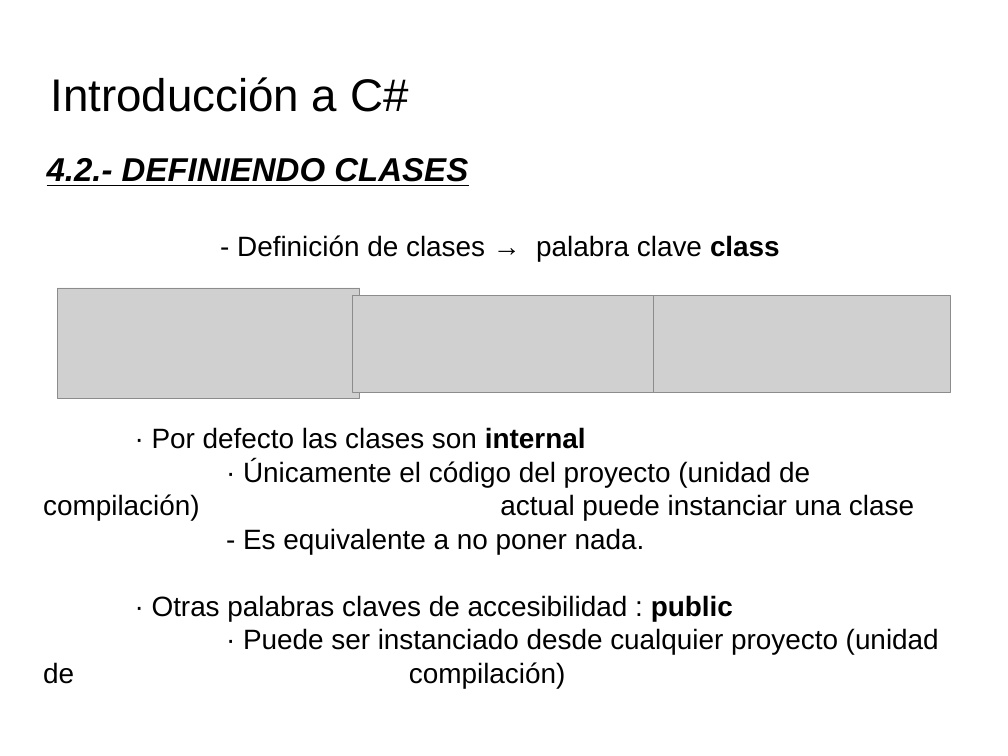
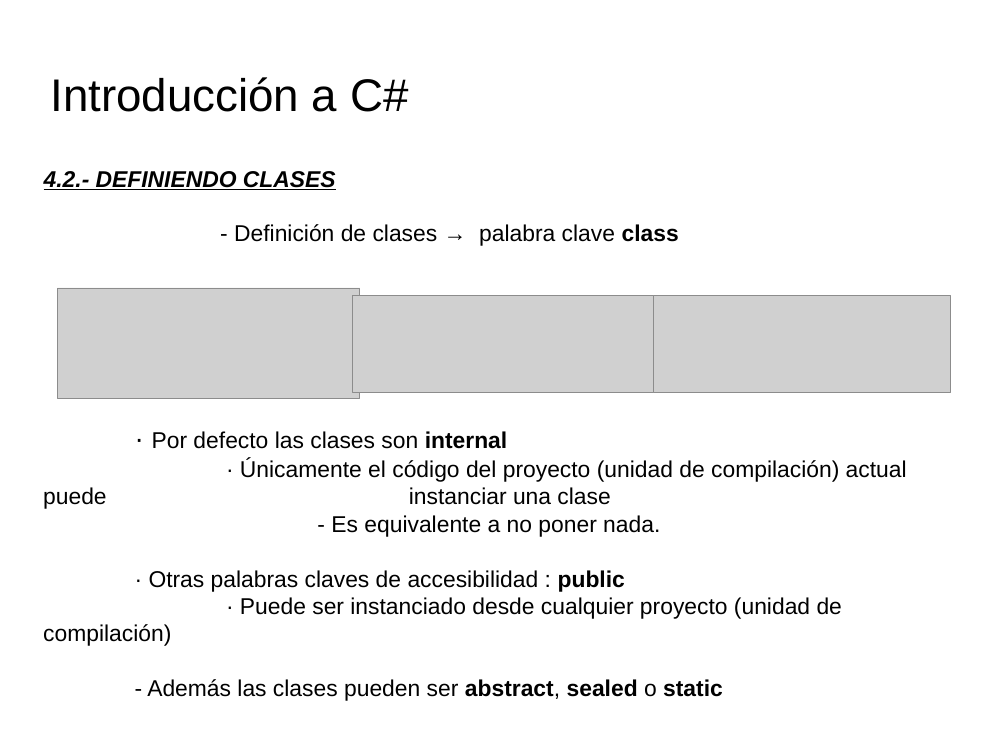
Before and after one commit to videojuegos-abastos/PMV, a slide deck: slide 1 of te/Tema 4 (Chema)/t4.2.- Definiendo clases.odp. Drawn at 1008x756 pixels with LibreOffice and Linux fonts; fonts in the diff are those of the drawing; grey boxes stand for pictures; background and template pictures are left out. Boxes give left, top, right and bottom in pixels: in the first picture for what was removed or moved away, otherwise in the second. Text is boxed around its words. In the diff, an @@ line names an element or a change of style, - is before the commit and + after.

```diff
--- a/te/Tema 4 (Chema)/t4.2.- Definiendo clases.odp
+++ b/te/Tema 4 (Chema)/t4.2.- Definiendo clases.odp
@@ subtitle "4.2.- DEFINIENDO CLASES" at box(44, 171, 679, 246): size 26 to 18 pt in "4.2.- DEFINIENDO CLASES"; size 22 to 18 pt in "- Definición de clases → palabra clave ..." @@
@@ text at box(43, 431, 907, 646): size 22 to 18 pt in "Por defecto las clases son internal", "· Únicamente el código del proyecto (unidad ...", "- Es equivalente a no poner nada.", "· Otras palabras claves de accesibilidad : ..." and 1 more places @@
@@ text at box(147, 679, 723, 701): paragraph added @@
+- Además las clases pueden ser abstract, sealed o static
```
Also in this commit, not shown: 7 other slides changed, 1 slide added, 5 slides removed, 3 other files.
